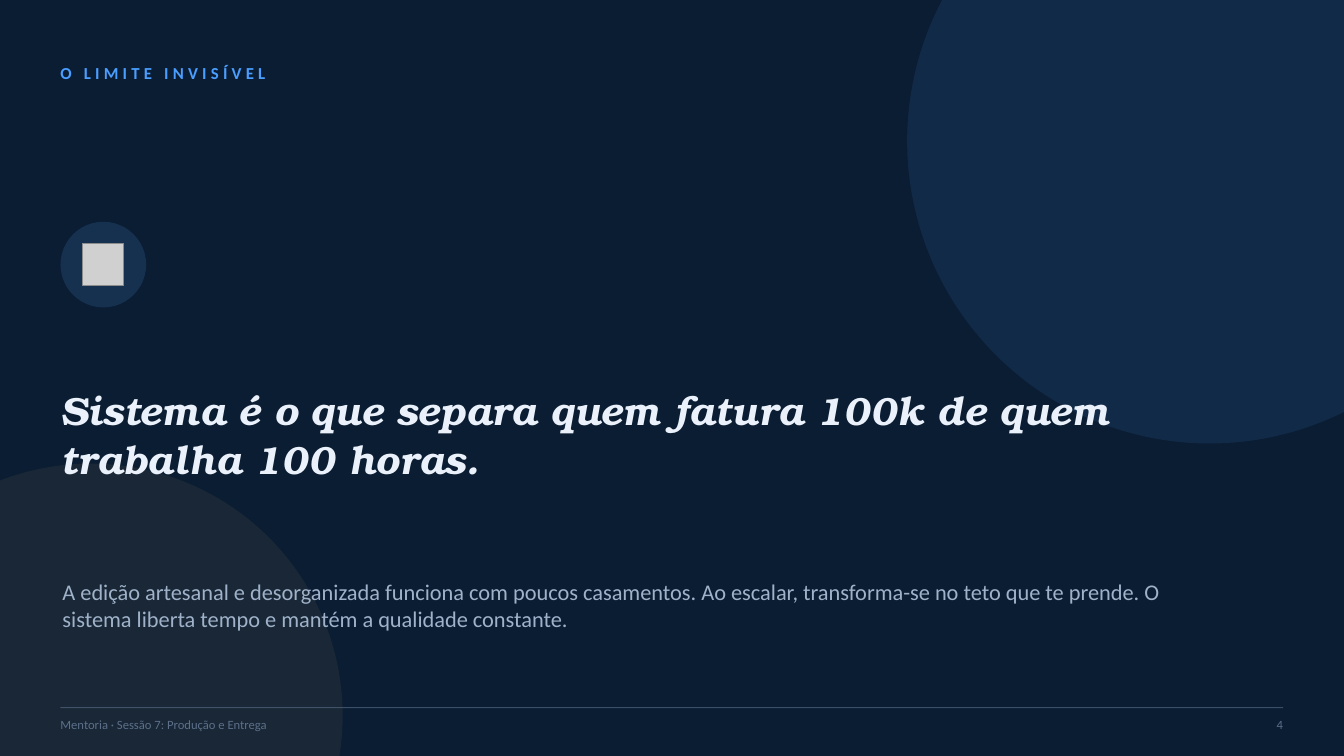
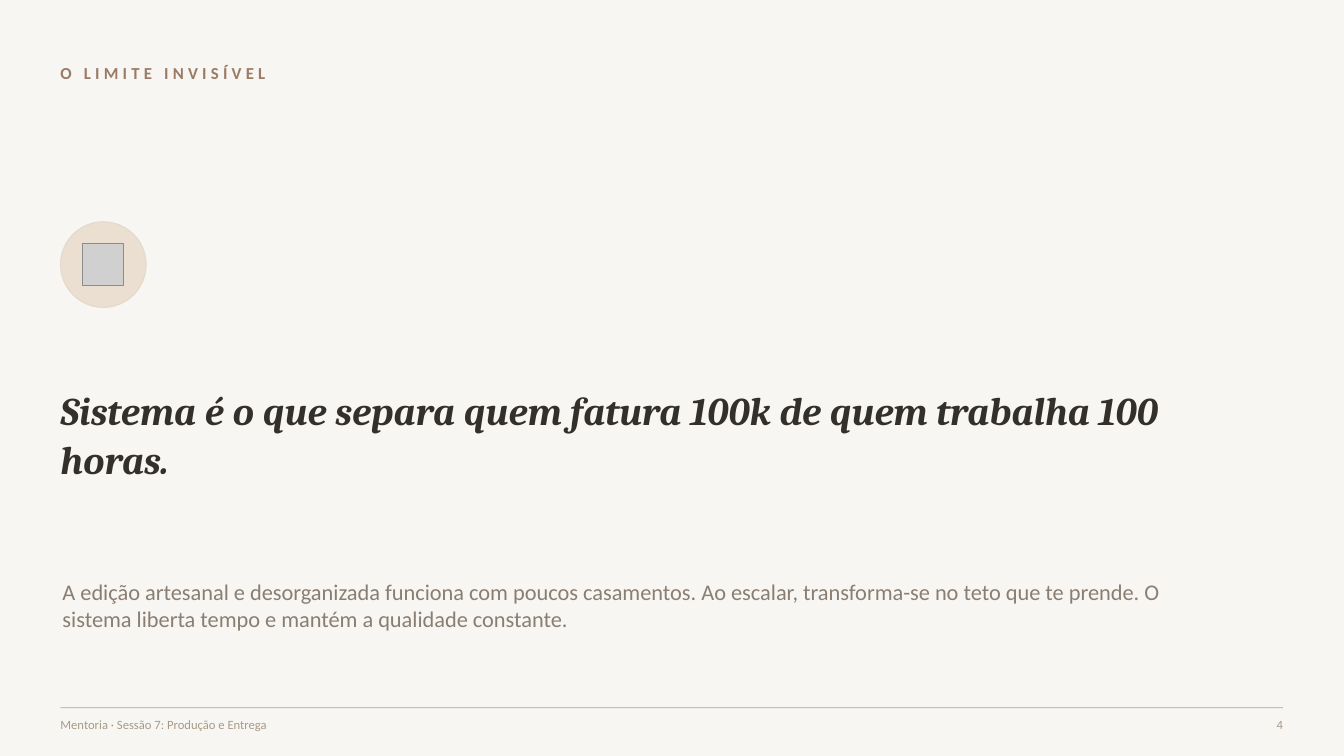
Before and after one commit to geralrlphoto/rl-menu, a slide deck: slide 4 of public/wedding-mentor-files/S7_Producao_Entrega.pptx. Drawn at 1344x756 pixels with LibreOffice and Linux fonts; fonts in the diff are those of the drawing; grey boxes stand for pictures. Boxes give left, top, right and bottom in pixels: in the first picture for what was removed or moved away, otherwise in the second. Text is boxed around its words. In the diff, an @@ line names an element or a change of style, - is before the commit and + after.

```diff
--- a/public/wedding-mentor-files/S7_Producao_Entrega.pptx
+++ b/public/wedding-mentor-files/S7_Producao_Entrega.pptx
@@ background #0B1D33 to #F8F6F3 @@
@@ ellipse removed at (x1=907, y1=0, x2=1344, y2=444) @@
@@ text "O LIMITE INVISÍVEL" at (x1=60, y1=66, x2=265, y2=79): text colour #4A9EFF to #9A7B66 @@
@@ ellipse at (x1=60, y1=222, x2=146, y2=308): fill #16314F to #EADFD0; outline none to #E3D9CC 0.75 pt @@
@@ text "Sistema é o que separa ..." at (x1=60, y1=396, x2=1158, y2=475): font TeX Gyre Bonum to Cambria, text colour #EAF1FA to #33302B @@
@@ ellipse removed at (x1=0, y1=464, x2=343, y2=756) @@
@@ text "A edição artesanal e desorganizada ..." at (x1=62, y1=584, x2=1159, y2=631): text colour #9FB2C9 to #8A7E72 @@
@@ text "Mentoria · Sessão 7: Produção ..." at (x1=60, y1=720, x2=267, y2=731): text colour #5C708A to #A89A86 @@
@@ line (60, 708) - (1284, 708): stroke #5C708A 0.75 pt to #A89A86 0.75 pt @@
@@ text "4" at (x1=1277, y1=721, x2=1283, y2=729): text colour #5C708A to #A89A86 @@
```
Also in this commit, not shown: 19 other slides changed, 7 other files.
